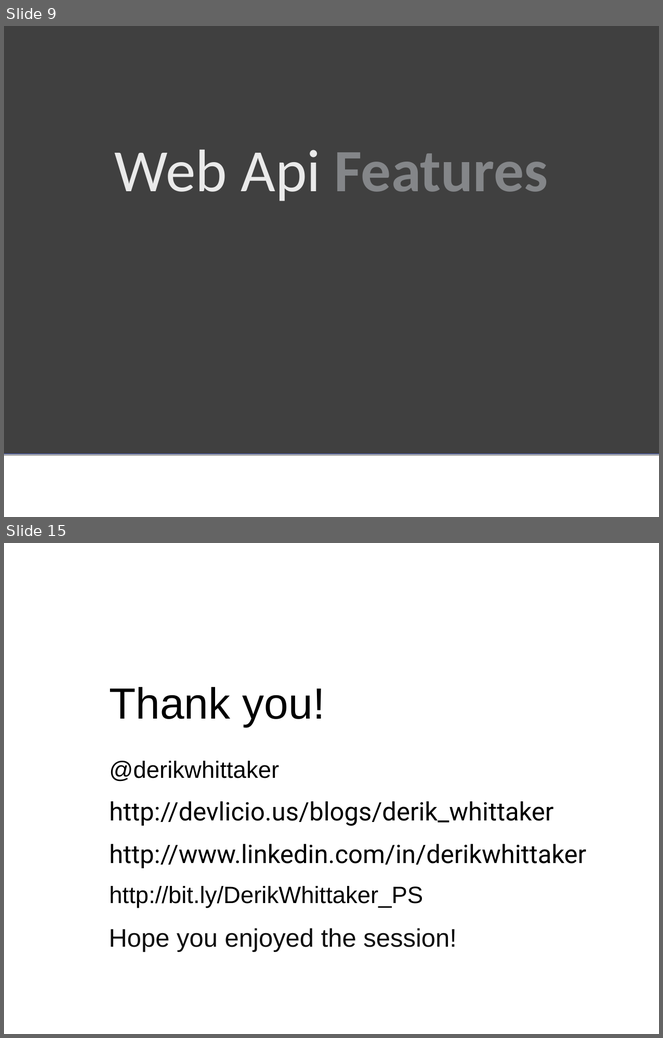
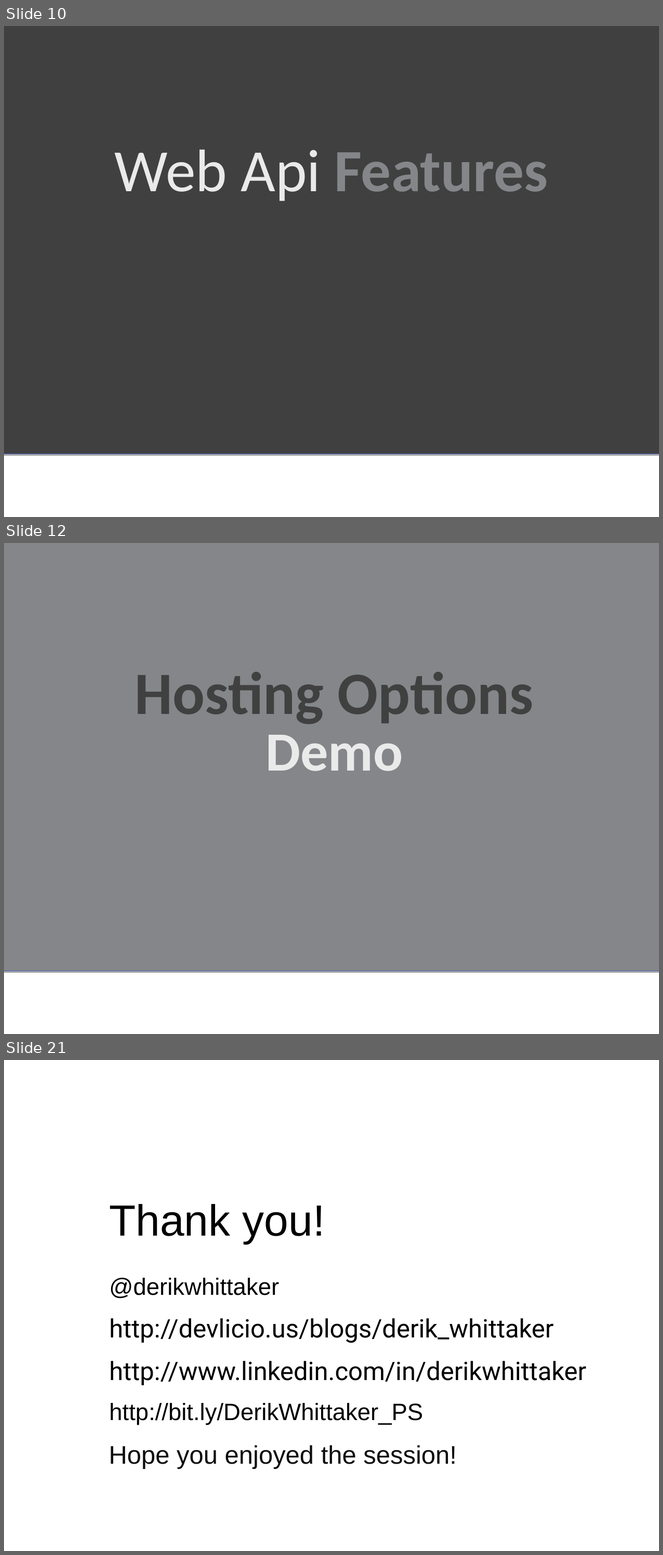
Before and after one commit to derikwhittaker/Demo.DevReach, a slide deck: WebApi/Derik.Whittaker-WebApi.ppt. Shown one above the other, each under a label of ours: slides 9 and 15 before the commit, slides 10, 12 and 21 after it; the slides between them are not shown. The pictures are 663x1038 and 663x1555 pixels, drawn with LibreOffice and Linux fonts; fonts in the diff are those of the drawing; background and template pictures are left out. Boxes give left, top, right and bottom in pixels: in the first picture for what was removed or moved away, otherwise in the second. Text is boxed around its words. In the diff, an @@ line names an element or a change of style, - is before the commit and + after.

```diff
--- a/WebApi/Derik.Whittaker-WebApi.ppt
+++ b/WebApi/Derik.Whittaker-WebApi.ppt
@@ slide 12 added at bbox=[4, 543, 659, 1034], background picture (left out) @@
@@ rectangle added at bbox=[4, 543, 659, 971], fill #848689, outline #4963C6 0.74 pt @@
@@ title added at bbox=[135, 672, 534, 724], 66 pt, text #404040, bold @@
+Hosting Options
@@ text added at bbox=[266, 735, 403, 771], 60.8 pt, text #EAEAEA, bold @@
+Demo
@@ what was slide 9 is now slide 10 @@
@@ what was slide 15 is now slide 21 @@
```
Also in this commit, not shown: 1 slide changed, 10 other slides added, 5 slides removed, 1 other file.
